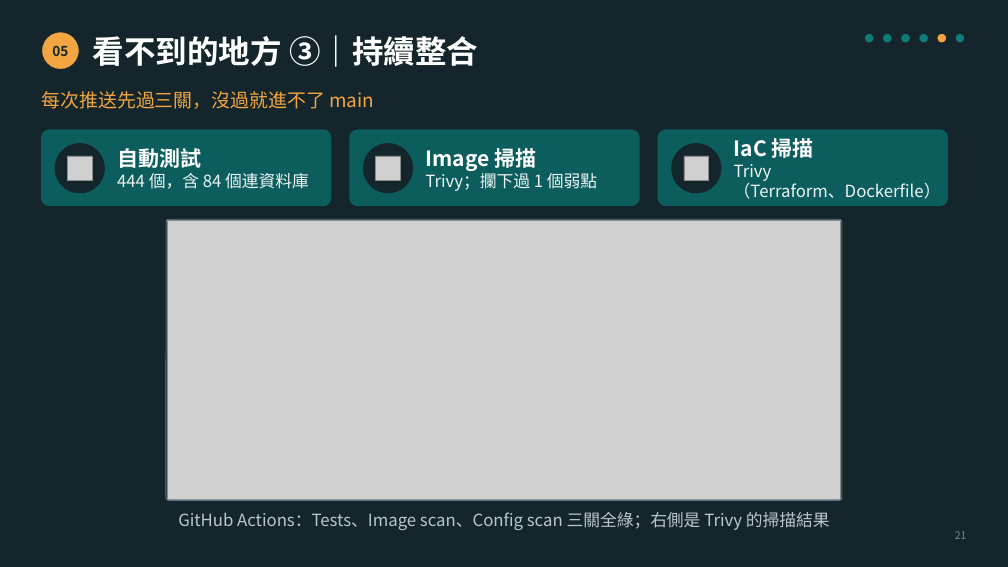
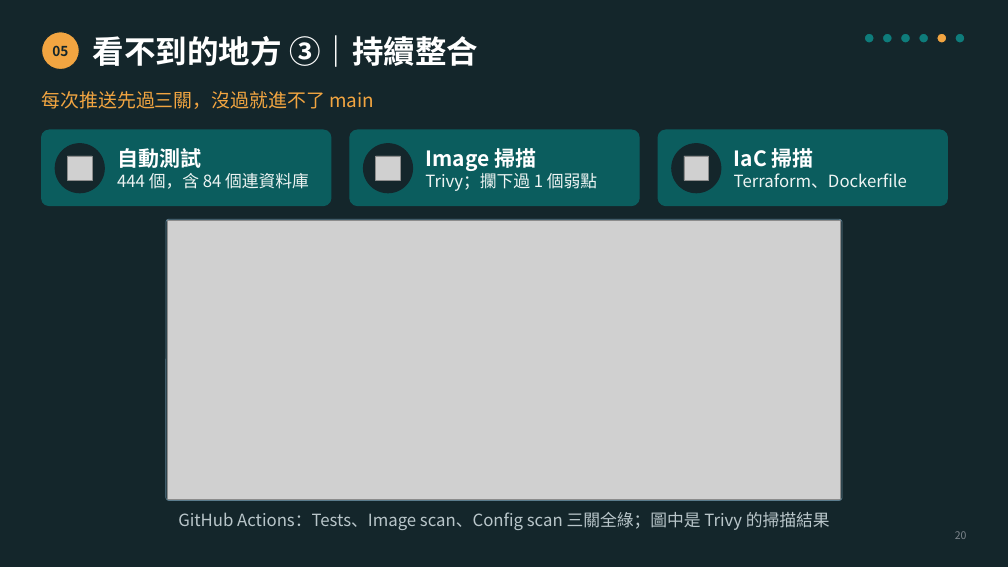
Before and after one commit to Poyu-Tu/llm-gateway, a slide deck: slide 20 of docs/slides/llm-gateway-slides-10min-v7.pptx (slide 21 before the commit). Drawn at 1008x567 pixels with LibreOffice and Linux fonts; fonts in the diff are those of the drawing; grey boxes stand for pictures. Boxes give left, top, right and bottom in pixels: in the first picture for what was removed or moved away, otherwise in the second. Text is boxed around its words. In the diff, an @@ line names an element or a change of style, - is before the commit and + after.

```diff
--- a/docs/slides/llm-gateway-slides-10min-v7.pptx
+++ b/docs/slides/llm-gateway-slides-10min-v7.pptx
@@ text at box(734, 173, 907, 188): text changed @@
-Trivy
-（Terraform、Dockerfile）
+Terraform、Dockerfile
@@ text at box(178, 512, 830, 530): text changed @@
-GitHub Actions：Tests、Image scan、Config scan 三關全綠；右側是 Trivy 的掃描結果
+GitHub Actions：Tests、Image scan、Config scan 三關全綠；圖中是 Trivy 的掃描結果
@@ text at box(955, 531, 967, 539): text changed @@
-21
+20
```
Also in this commit, not shown: 25 other slides changed.
